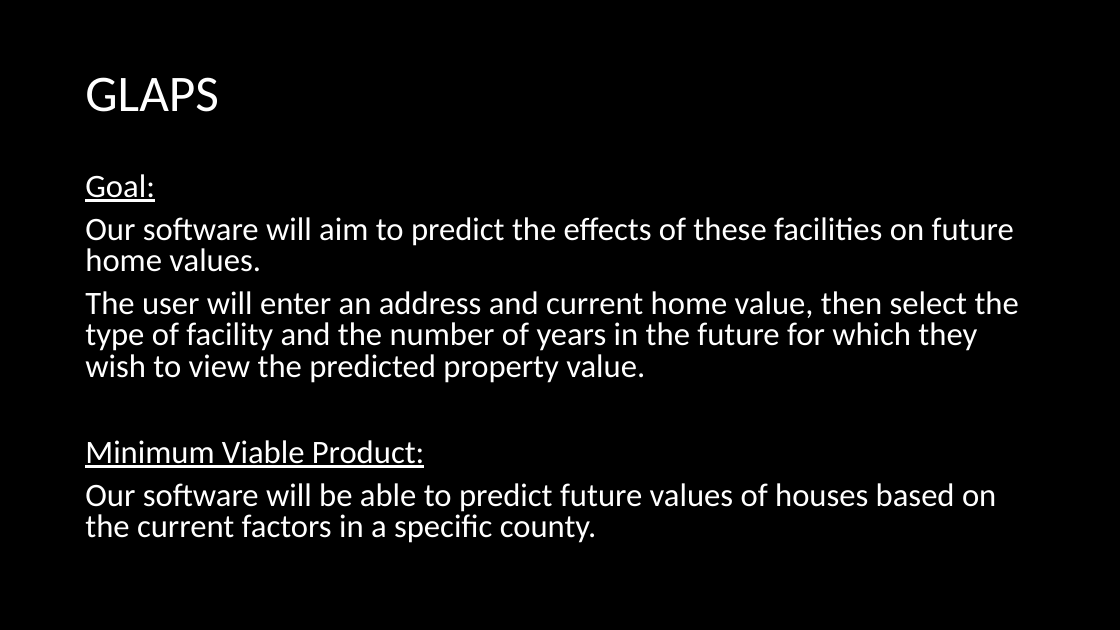
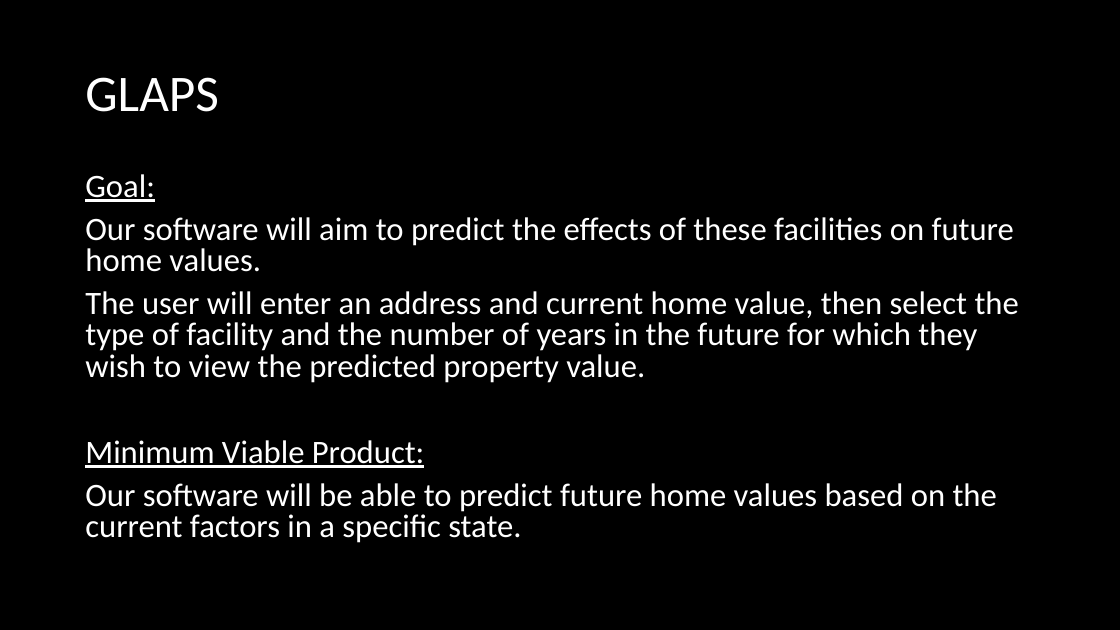
Before and after one commit to milsteam4144/GLAPS, a slide deck: slide 4 of GLAPS Presentation.pptx. Drawn at 1120x630 pixels with LibreOffice and Linux fonts; fonts in the diff are those of the drawing. Boxes give left, top, right and bottom in pixels: in the first picture for what was removed or moved away, otherwise in the second. Text is boxed around its words. In the diff, an @@ line names an element or a change of style, - is before the commit and + after.

```diff
--- a/GLAPS Presentation.pptx
+++ b/GLAPS Presentation.pptx
@@ text at (x1=85, y1=483, x2=997, y2=543): text changed @@
-Our software will be able to predict future values of houses based on the current factors in a specific county.
+Our software will be able to predict future home values based on the current factors in a specific state.
```
